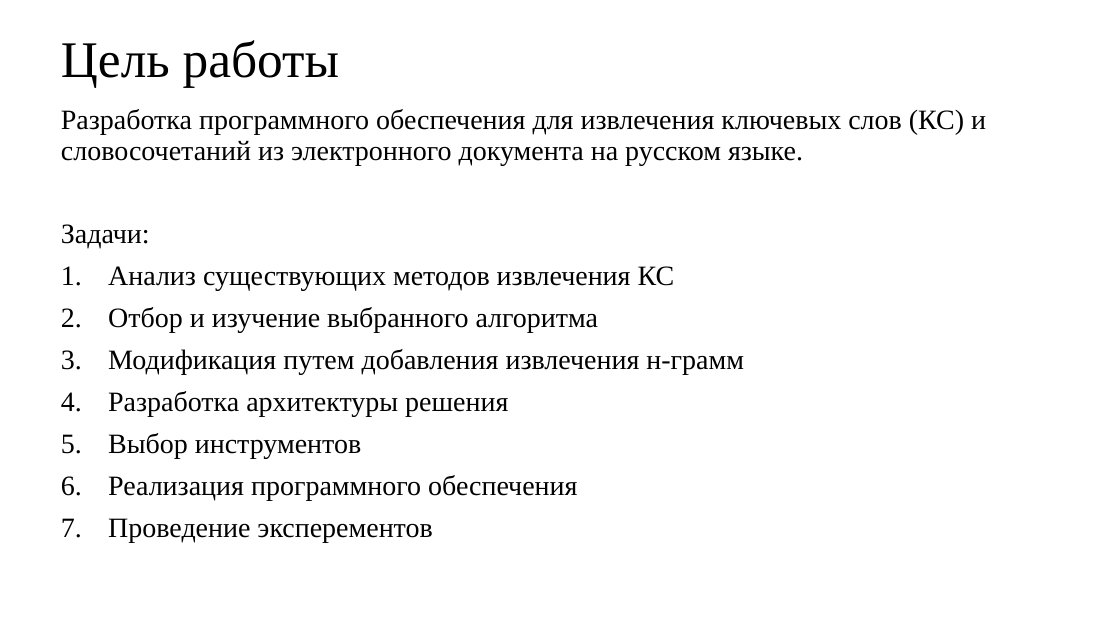
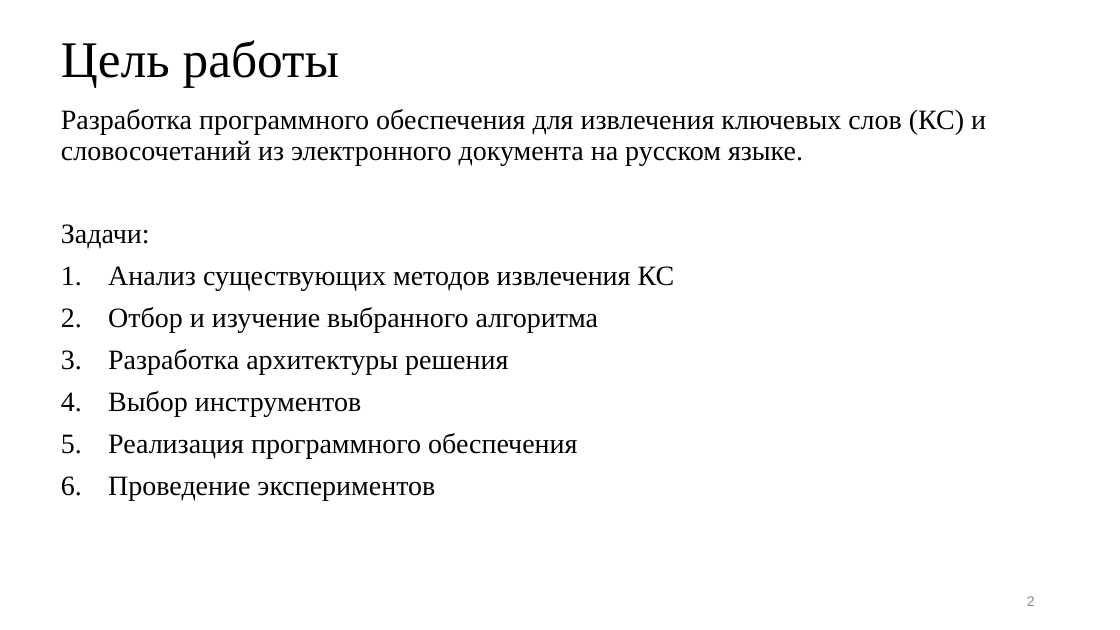
Before and after one commit to BroBezzubik/Diplome2021, a slide deck: slide 2 of Защита/Презентация1.pptx. Drawn at 1120x630 pixels with LibreOffice and Linux fonts; fonts in the diff are those of the drawing. Boxes give left, top, right and bottom in pixels: in the first picture for what was removed or moved away, otherwise in the second. Text is boxed around its words. In the diff, an @@ line names an element or a change of style, - is before the commit and + after.

```diff
--- a/Защита/Презентация1.pptx
+++ b/Защита/Презентация1.pptx
@@ text at <box>108,349,744,375</box>: paragraph removed @@
-3. Модификация путем добавления извлечения н-грамм
@@ text at <box>108,476,435,500</box>: text changed @@
-7. Проведение эксперементов
+6. Проведение экспериментов
@@ page number added at <box>1027,596,1035,606</box>, 12 pt, text #8C8C8C @@
+2
```
Also in this commit, not shown: 7 other slides changed, 5 slides added, 2 slides removed, 12 other files.
